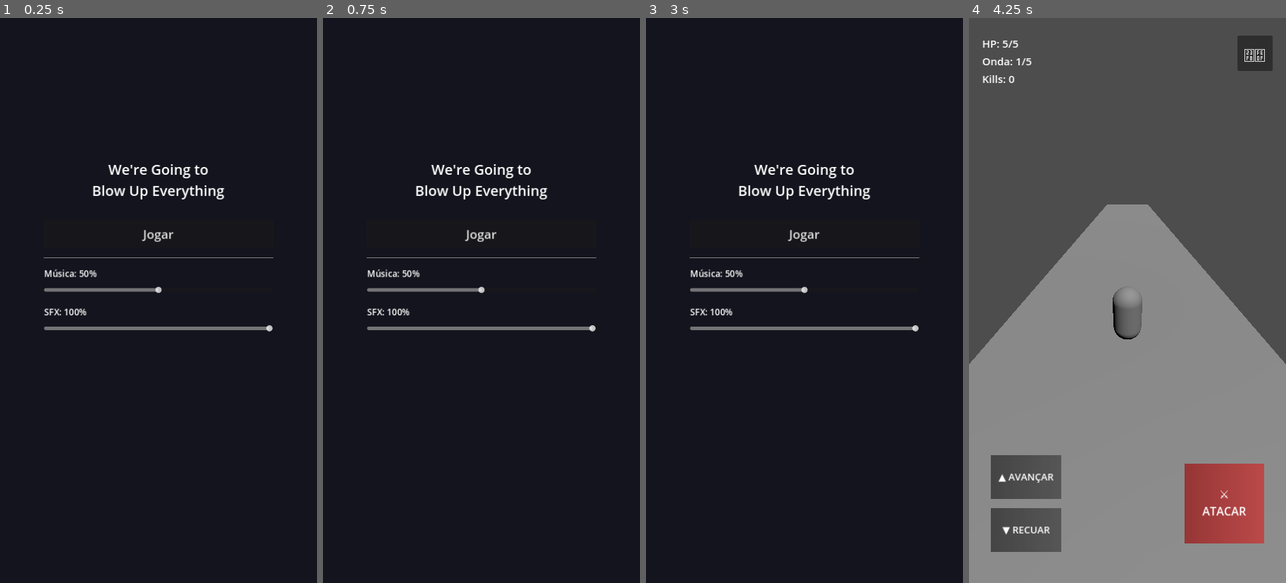
Above: before the commit, frames 1-4 (left to right).
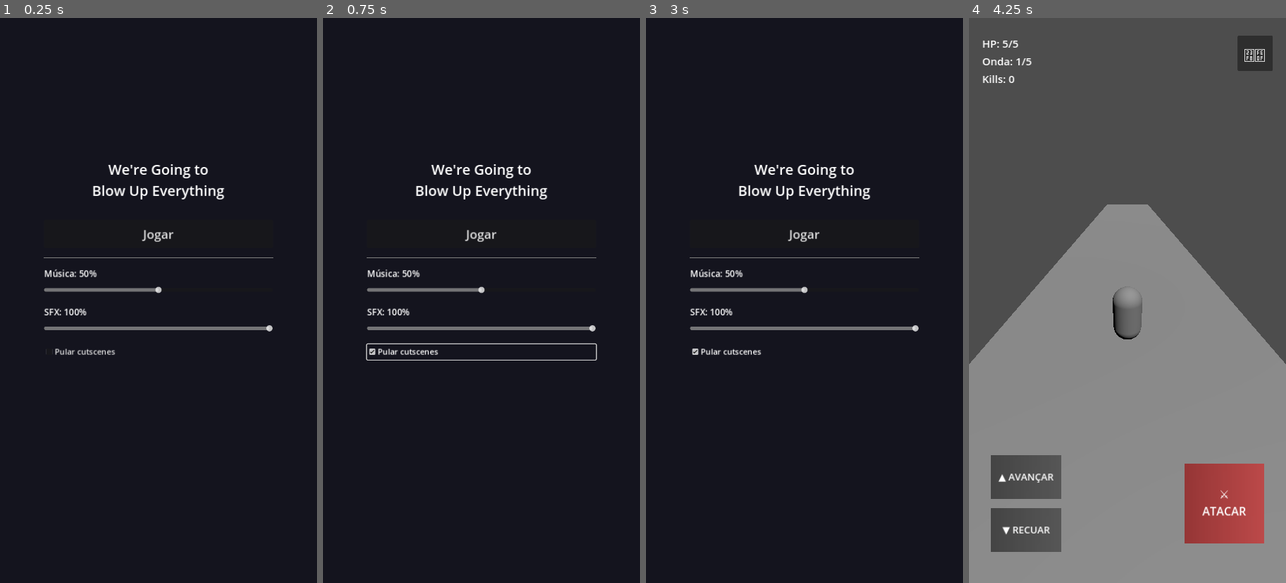
Above: after the commit, the same moments.

Repository: yuremarketing/We-re_going_to_blowup_everything
Game: Godot game, scene res://scenes/main_menu.tscn
The game is run twice, just before and just after one commit, with the same random seed, the same clock (stepped at 60 frames per second) and the same inputs.
Inputs (mouse positions are in pixels of both pictures, inside the frame that each line leads up to):
- Up to frame 1 (0.25 s): no input
- Up to frame 2 (0.75 s): click (481, 351) at 0.5 s, where only the run after the commit has a clickable "Pular cutscenes"
- Up to frame 3 (3 s): click "Jogar" at 1.25 s; click "⏸️" at 2 s; click "Menu Principal" at 2.75 s
- Up to frame 4 (4.25 s): click "Jogar" at 3.5 s

The runs differ from the first frame. In frame 1, 0.1% of the frame differs, in the area x 14-37%, y 58-60%; in frame 2, 0.4%, in the area x 13-87%, y 57-61%; in frame 3, 0.1%; in frame 4, nothing differs.

Commit message:
feat(cutscenes): implementar Item 11 - cutscenes MVP com concept art existente
Adiciona CutsceneManager (autoload) + cutscene_overlay.tscn: stills com
efeito Ken Burns (pan/fade), legenda com lore, toque-em-qualquer-lugar
ou botao "Pular" (96x96px), pausa a arvore durante a exibicao.

Incorpora as 6 recomendacoes da revisao critica do Antigravity
(war_room/CHAT.md): guarda contra conflito com PauseMenu
(CutsceneManager.is_playing), reset de input do player ao fim do beat
de chefao (evita sticking input), boss alert desacoplado do
wave_manager via helper dedicado, aspect ratio KEEP_ASPECT_COVERED,
troca de cena no menu so apos o sinal de termino, checkbox "Pular
cutscenes" persistido em user://settings.cfg.

Gatilhos: intro (antes de main.tscn carregar) e alerta de chefao
(substitui o banner de texto puro). Beat de vitoria fica fora do
escopo desta v1.

Os arquivos em assets/concept_art/ sao JPEG com extensao .png trocada
e a pasta tem .gdignore proposital que os exclui do pipeline de
import do Godot - copiadas as 3 stills necessarias para
assets/cutscenes/*.jpg (extensao corrigida), sem tocar em
concept_art/.

Testes headless atualizados em scripts/test_mobile_setup.gd (autoload,
singleton, estrutura da cena, reset_movement). Suite 100% verde.

Closes #11

Co-Authored-By: Claude Sonnet 5 <noreply@anthropic.com>
Claude-Session: https://claude.ai/code/session_013Efk2dptEMrpphEirzASnz

Diff:
--- a/project.godot
+++ b/project.godot
@@ -45,3 +45,4 @@
 
 AudioManager="*res://scripts/audio_manager.gd"
 GameState="*res://scripts/game_state.gd"
+CutsceneManager="*res://scripts/cutscene_manager.gd"
--- /dev/null
+++ b/scenes/cutscene_overlay.tscn
@@ -0,0 +1,80 @@
+[gd_scene load_steps=3 format=3]
+
+[sub_resource type="StyleBoxFlat" id="StyleBoxFlat_caption"]
+bg_color = Color(0, 0, 0, 0.6)
+corner_radius_top_left = 12
+corner_radius_top_right = 12
+corner_radius_bottom_right = 12
+corner_radius_bottom_left = 12
+content_margin_left = 16.0
+content_margin_top = 12.0
+content_margin_right = 16.0
+content_margin_bottom = 12.0
+
+[node name="CutsceneOverlay" type="CanvasLayer"]
+layer = 50
+
+[node name="Root" type="Control" parent="."]
+mouse_filter = 1
+anchors_preset = 15
+anchor_right = 1.0
+anchor_bottom = 1.0
+grow_horizontal = 2
+grow_vertical = 2
+modulate = Color(1, 1, 1, 0)
+
+[node name="Background" type="ColorRect" parent="Root"]
+mouse_filter = 2
+anchors_preset = 15
+anchor_right = 1.0
+anchor_bottom = 1.0
+grow_horizontal = 2
+grow_vertical = 2
+color = Color(0, 0, 0, 1)
+
+[node name="ArtTexture" type="TextureRect" parent="Root"]
+mouse_filter = 2
+anchors_preset = 15
+anchor_right = 1.0
+anchor_bottom = 1.0
+grow_horizontal = 2
+grow_vertical = 2
+expand_mode = 1
+stretch_mode = 6
+
+[node name="CaptionPanel" type="PanelContainer" parent="Root"]
+mouse_filter = 2
+theme_override_styles/panel = SubResource("StyleBoxFlat_caption")
+anchors_preset = 12
+anchor_top = 1.0
+anchor_right = 1.0
+anchor_bottom = 1.0
+offset_top = -260.0
+offset_bottom = -60.0
+offset_left = 24.0
+offset_right = -24.0
+grow_horizontal = 2
+grow_vertical = 0
+
+[node name="CaptionLabel" type="Label" parent="Root/CaptionPanel"]
+layout_mode = 2
+theme_override_font_sizes/font_size = 22
+theme_override_colors/font_color = Color(1, 1, 1, 1)
+autowrap_mode = 3
+horizontal_alignment = 1
+vertical_alignment = 1
+text = ""
+
+[node name="SkipButton" type="Button" parent="Root"]
+custom_minimum_size = Vector2(96, 96)
+anchors_preset = 1
+anchor_left = 1.0
+anchor_right = 1.0
+offset_left = -116.0
+offset_top = 20.0
+offset_right = -20.0
+offset_bottom = 116.0
+grow_horizontal = 0
+theme_override_font_sizes/font_size = 18
+text = "Pular
+⏭"
--- a/scenes/main_menu.tscn
+++ b/scenes/main_menu.tscn
@@ -86,3 +86,8 @@
 max_value = 1.0
 step = 0.05
 value = 1.0
+
+[node name="SkipCutscenesCheck" type="CheckBox" parent="Panel/VBox"]
+layout_mode = 2
+theme_override_font_sizes/font_size = 18
+text = "Pular cutscenes"
--- /dev/null
+++ b/scripts/cutscene_manager.gd
@@ -0,0 +1,149 @@
+extends Node
+
+signal cutscene_finished
+
+const OVERLAY_SCENE := preload("res://scenes/cutscene_overlay.tscn")
+const SETTINGS_PATH := "user://settings.cfg"
+
+var is_playing: bool = false
+var skip_cutscenes: bool = false
+
+var _overlay: CanvasLayer
+var _root_ctrl: Control
+var _art: TextureRect
+var _caption: Label
+var _skip_requested: bool = false
+var _fade_tween: Tween
+
+func _ready() -> void:
+	process_mode = Node.PROCESS_MODE_ALWAYS
+	_load_prefs()
+	_ensure_overlay()
+
+func _ensure_overlay() -> void:
+	if _overlay and is_instance_valid(_overlay):
+		return
+	_overlay = OVERLAY_SCENE.instantiate()
+	add_child(_overlay)
+	_root_ctrl = _overlay.get_node_or_null("Root")
+	_art = _overlay.get_node_or_null("Root/ArtTexture")
+	_caption = _overlay.get_node_or_null("Root/CaptionPanel/CaptionLabel")
+	var skip_btn = _overlay.get_node_or_null("Root/SkipButton")
+	if skip_btn and not skip_btn.pressed.is_connected(skip):
+		skip_btn.pressed.connect(skip)
+	if _root_ctrl and not _root_ctrl.gui_input.is_connected(_on_root_gui_input):
+		_root_ctrl.gui_input.connect(_on_root_gui_input)
+	_overlay.visible = false
+
+func _on_root_gui_input(event: InputEvent) -> void:
+	if event is InputEventScreenTouch and event.pressed:
+		skip()
+	elif event is InputEventMouseButton and event.pressed:
+		skip()
+
+# Beats: array de {texture: Texture2D, caption: String, duration: float, is_boss: bool (opcional)}
+func play_intro() -> void:
+	if skip_cutscenes:
+		return
+	await _play_sequence([
+		{
+			"texture": preload("res://assets/cutscenes/survivor_v2.jpg"),
+			"caption": "Um surto começou numa viela de bairro qualquer. Não deu tempo de evacuar — só de correr, revidar, e sobreviver a mais uma onda.",
+			"duration": 2.0,
+		},
+		{
+			"texture": preload("res://assets/cutscenes/enemy_common_v1.jpg"),
+			"caption": "Não são só infectados genéricos — cada variação carrega um resquício de quem foram.",
+			"duration": 2.0,
+		},
+	])
+
+func play_boss_alert() -> void:
+	if skip_cutscenes:
+		return
+	await _play_sequence([
+		{
+			"texture": preload("res://assets/cutscenes/boss_v2.jpg"),
+			"caption": "⚠️ O primeiro infectado da viela, mutado além dos outros. Não recua no contato — só cai depois de sucessivos ataques.",
+			"duration": 2.2,
+			"is_boss": true,
+		},
+	])
+	_reset_player_movement()
+
+func skip() -> void:
+	if not is_playing:
+		return
+	_skip_requested = true
+
+func _play_sequence(beats: Array) -> void:
+	_ensure_overlay()
+	is_playing = true
+	_skip_requested = false
+
+	var tree := get_tree()
+	if tree:
+		tree.paused = true
+	_overlay.visible = true
+	_root_ctrl.modulate.a = 0.0
+
+	for beat in beats:
+		if _skip_requested:
+			break
+		_art.texture = beat.get("texture")
+		_art.scale = Vector2(1.0, 1.0)
+		_art.pivot_offset = _art.size / 2.0
+		_caption.text = beat.get("caption", "")
+		_caption.modulate = Color(1.0, 0.4, 0.4) if beat.get("is_boss", false) else Color.WHITE
+
+		await _fade_to(1.0, 0.4)
+		if _skip_requested:
+			break
+
+		var pan_tween := create_tween()
+		pan_tween.tween_property(_art, "scale", Vector2(1.12, 1.12), beat.get("duration", 2.0)).set_trans(Tween.TRANS_SINE)
+		await pan_tween.finished
+		if _skip_requested:
+			break
+
+		await _fade_to(0.0, 0.3)
+
+	if _root_ctrl:
+		_root_ctrl.modulate.a = 0.0
+	if _overlay:
+		_overlay.visible = false
+	if tree:
+		tree.paused = false
+	is_playing = false
+	_skip_requested = false
+	cutscene_finished.emit()
+
+func _fade_to(target_alpha: float, duration: float) -> void:
+	if _fade_tween and _fade_tween.is_valid():
+		_fade_tween.kill()
+	_fade_tween = create_tween()
+	_fade_tween.tween_property(_root_ctrl, "modulate:a", target_alpha, duration)
+	await _fade_tween.finished
+
+func _reset_player_movement() -> void:
+	var tree := get_tree()
+	if not tree:
+		return
+	var player = tree.get_first_node_in_group("player")
+	if player and player.has_method("reset_movement"):
+		player.reset_movement()
+
+func set_skip_cutscenes(value: bool) -> void:
+	skip_cutscenes = value
+	_save_prefs()
+
+func _load_prefs() -> void:
+	var cfg := ConfigFile.new()
+	if cfg.load(SETTINGS_PATH) == OK:
+		skip_cutscenes = cfg.get_value("cutscenes", "skip", false)
+
+func _save_prefs() -> void:
+	var cfg := ConfigFile.new()
+	cfg.load(SETTINGS_PATH)
+	cfg.set_value("cutscenes", "skip", skip_cutscenes)
+	cfg.save(SETTINGS_PATH)
--- a/scripts/main.gd
+++ b/scripts/main.gd
@@ -13,6 +13,9 @@
 		toggle_pause()
 
 func toggle_pause() -> void:
+	var cutscene = get_node_or_null("/root/CutsceneManager")
+	if cutscene and cutscene.is_playing:
+		return
 	var pause_menu = get_node_or_null("PauseMenu")
 	if not pause_menu and is_inside_tree():
 		pause_menu = get_tree().get_first_node_in_group("pause_menu")
--- a/scripts/main_menu.gd
+++ b/scripts/main_menu.gd
@@ -5,6 +5,7 @@
 @onready var music_label: Label = get_node_or_null("Panel/VBox/MusicBox/MusicLabel")
 @onready var sfx_slider: HSlider = get_node_or_null("Panel/VBox/SFXBox/SFXSlider")
 @onready var sfx_label: Label = get_node_or_null("Panel/VBox/SFXBox/SFXLabel")
+@onready var skip_cutscenes_check: CheckBox = get_node_or_null("Panel/VBox/SkipCutscenesCheck")
 
 func _ready() -> void:
 	if not play_button:
@@ -24,8 +25,24 @@
 		sfx_slider.value_changed.connect(_on_sfx_value_changed)
 	_update_sfx_label(sfx_val)
 
+	var cutscene = get_node_or_null("/root/CutsceneManager")
+	if skip_cutscenes_check:
+		if cutscene:
+			skip_cutscenes_check.set_pressed_no_signal(cutscene.skip_cutscenes)
+		skip_cutscenes_check.toggled.connect(_on_skip_cutscenes_toggled)
+
 func _on_play_pressed() -> void:
+	if play_button:
+		play_button.disabled = true
+	var cutscene = get_node_or_null("/root/CutsceneManager")
+	if cutscene and cutscene.has_method("play_intro"):
+		await cutscene.play_intro()
 	get_tree().change_scene_to_file("res://scenes/main.tscn")
+
+func _on_skip_cutscenes_toggled(pressed: bool) -> void:
+	var cutscene = get_node_or_null("/root/CutsceneManager")
+	if cutscene and cutscene.has_method("set_skip_cutscenes"):
+		cutscene.set_skip_cutscenes(pressed)
 
 func _on_music_value_changed(val: float) -> void:
 	var audio_script = load("res://scripts/audio_manager.gd")
--- a/scripts/player.gd
+++ b/scripts/player.gd
@@ -132,6 +132,11 @@
 			)
 	else:
 		particles.queue_free()
+
+func reset_movement() -> void:
+	velocity.z = 0.0
+	Input.action_release("ui_up")
+	Input.action_release("ui_down")
 
 func heal(amount: int) -> void:
 	if is_dead or amount <= 0:
--- a/scripts/test_mobile_setup.gd
+++ b/scripts/test_mobile_setup.gd
@@ -37,6 +37,14 @@
 
 	var autoload_state = ProjectSettings.get_setting("autoload/GameState")
 	assert(autoload_state != null, "autoload/GameState must be configured in ProjectSettings")
+
+	var autoload_cutscene = ProjectSettings.get_setting("autoload/CutsceneManager")
+	assert(autoload_cutscene != null, "autoload/CutsceneManager must be configured in ProjectSettings")
+	var cutscene_script = preload("res://scripts/cutscene_manager.gd")
+	var cutscene_mgr = cutscene_script.new()
+	cutscene_mgr.name = "CutsceneManager"
+	root.add_child(cutscene_mgr)
+	print("CutsceneManager initialized OK")
 
 	var main_scene = load("res://scenes/main.tscn")
 	if not main_scene:
@@ -199,6 +207,29 @@
 	assert(pause_menu.visible == false, "PauseMenu must be hidden after close_pause")
 	print("PauseButton and PauseMenu toggling verified OK")
 
+	# Verify CutsceneManager autoload and cutscene overlay integration (Milestone 7, issue #11)
+	assert(cutscene_mgr.is_playing == false, "CutsceneManager.is_playing must default to false")
+	assert(cutscene_mgr.skip_cutscenes == false, "CutsceneManager.skip_cutscenes must default to false")
+	assert(cutscene_mgr.has_method("play_intro"), "CutsceneManager must implement play_intro")
+	assert(cutscene_mgr.has_method("play_boss_alert"), "CutsceneManager must implement play_boss_alert")
+	assert(cutscene_mgr.has_method("skip"), "CutsceneManager must implement skip")
+	assert(cutscene_mgr.has_method("set_skip_cutscenes"), "CutsceneManager must implement set_skip_cutscenes")
+	cutscene_mgr.skip()
+	assert(cutscene_mgr.is_playing == false, "skip() called with no active cutscene must be a no-op")
+	print("CutsceneManager singleton verified OK")
+
+	var overlay_scene = load("res://scenes/cutscene_overlay.tscn")
+	var overlay_inst = overlay_scene.instantiate()
+	assert(overlay_inst.get_node_or_null("Root") != null, "CutsceneOverlay Root must exist")
+	assert(overlay_inst.get_node_or_null("Root/ArtTexture") != null, "CutsceneOverlay ArtTexture must exist")
+	assert(overlay_inst.get_node_or_null("Root/CaptionPanel/CaptionLabel") != null, "CutsceneOverlay CaptionLabel must exist")
+	assert(overlay_inst.get_node_or_null("Root/SkipButton") != null, "CutsceneOverlay SkipButton must exist")
+	overlay_inst.free()
+	print("CutsceneOverlay scene structure verified OK")
+
+	assert(player.has_method("reset_movement"), "Player must implement reset_movement (cutscene input-reset safety)")
+	print("Player reset_movement verified OK")
+
 	# Verify AudioManager volume helper functions and mute thresholds
 	audio_script.set_bus_volume("Music", 0.6)
 	var music_vol = audio_script.get_bus_volume("Music")
@@ -229,6 +260,7 @@
 	assert(menu_inst.get_node_or_null("Panel/VBox/TitleLabel") != null, "TitleLabel must exist in MainMenu")
 	assert(menu_inst.get_node_or_null("Panel/VBox/MusicBox/MusicSlider") != null, "MusicSlider must exist in MainMenu")
 	assert(menu_inst.get_node_or_null("Panel/VBox/SFXBox/SFXSlider") != null, "SFXSlider must exist in MainMenu")
+	assert(menu_inst.get_node_or_null("Panel/VBox/SkipCutscenesCheck") != null, "SkipCutscenesCheck must exist in MainMenu")
 	print("MainMenu layout and audio controls verified OK")
 
 	# Verify AudioManager SFX and Music
--- a/scripts/wave_manager.gd
+++ b/scripts/wave_manager.gd
@@ -85,7 +85,11 @@
 				var audio = get_node_or_null("/root/AudioManager")
 				if audio:
 					audio.play_sfx("boss_spawn")
-				show_wave_banner("⚠️ ALERTA: O CHEFÃO CHEGOU!", true)
+				var cutscene = get_node_or_null("/root/CutsceneManager")
+				if cutscene and cutscene.has_method("play_boss_alert"):
+					cutscene.play_boss_alert()
+				else:
+					show_wave_banner("⚠️ ALERTA: O CHEFÃO CHEGOU!", true)
 				print("Todas as ondas concluídas! Chefão spawnado!")
 			_timer.stop()
 			return
Binary file added: assets/cutscenes/boss_v2.jpg
Binary file added: assets/cutscenes/enemy_common_v1.jpg
Binary file added: assets/cutscenes/survivor_v2.jpg
Not shown, changed: ROADMAP.md
Not shown, changed: war_room/CHAT.md
Not shown, changed: war_room/HANDOVER.md
